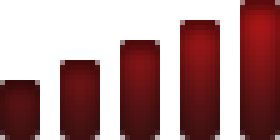
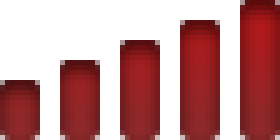
Two versions of the same layered image (280×140). Layer-by-layer changes:
renamed "Cell Phone Reception" to "Red", moved it above "Grey", masked it over [left=0, top=0, right=280, bottom=140]
